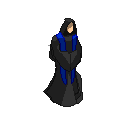
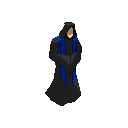
Layered file, before and after one edit (128px x 128px). Changes by layer:
hid group "17-PriestWalkBottomRight" (2 layers) over [45, 18, 82, 107]
hid group "13-PriestWalkBottomRight" (2 layers) over [45, 20, 82, 101]
painted on "9-highlights" over [52, 37, 80, 93]
added layer "9-outline" (multiply) in group "9-PriestWalkBottomRight" over [45, 22, 82, 106]
painted on "9-colors" over [45, 22, 82, 106]
hid group "5-PriestWalkBottomRight" (2 layers) over [43, 20, 83, 104]
hid group "1-PriestWalkBottomRight" (2 layers) over [45, 18, 83, 103]
